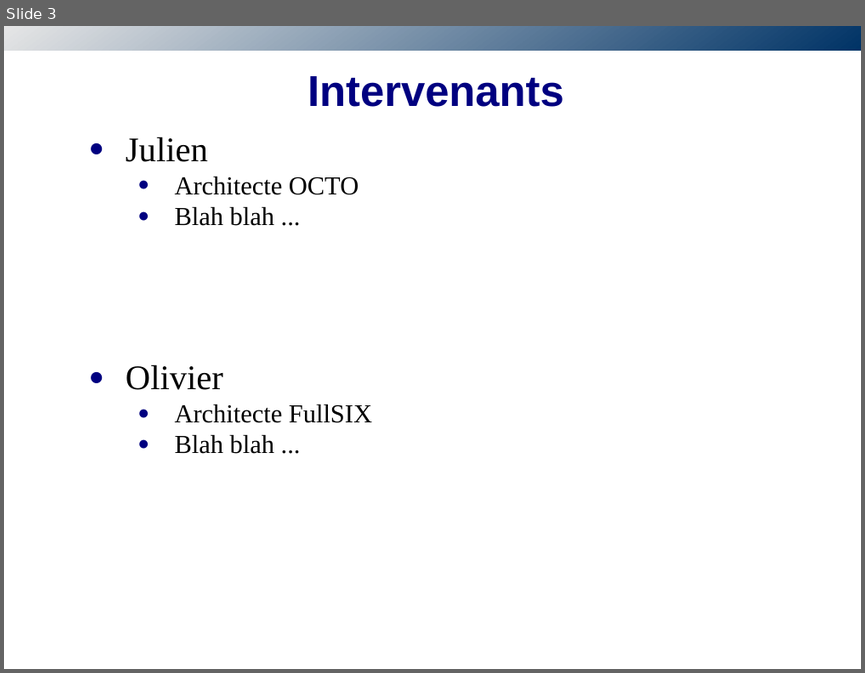
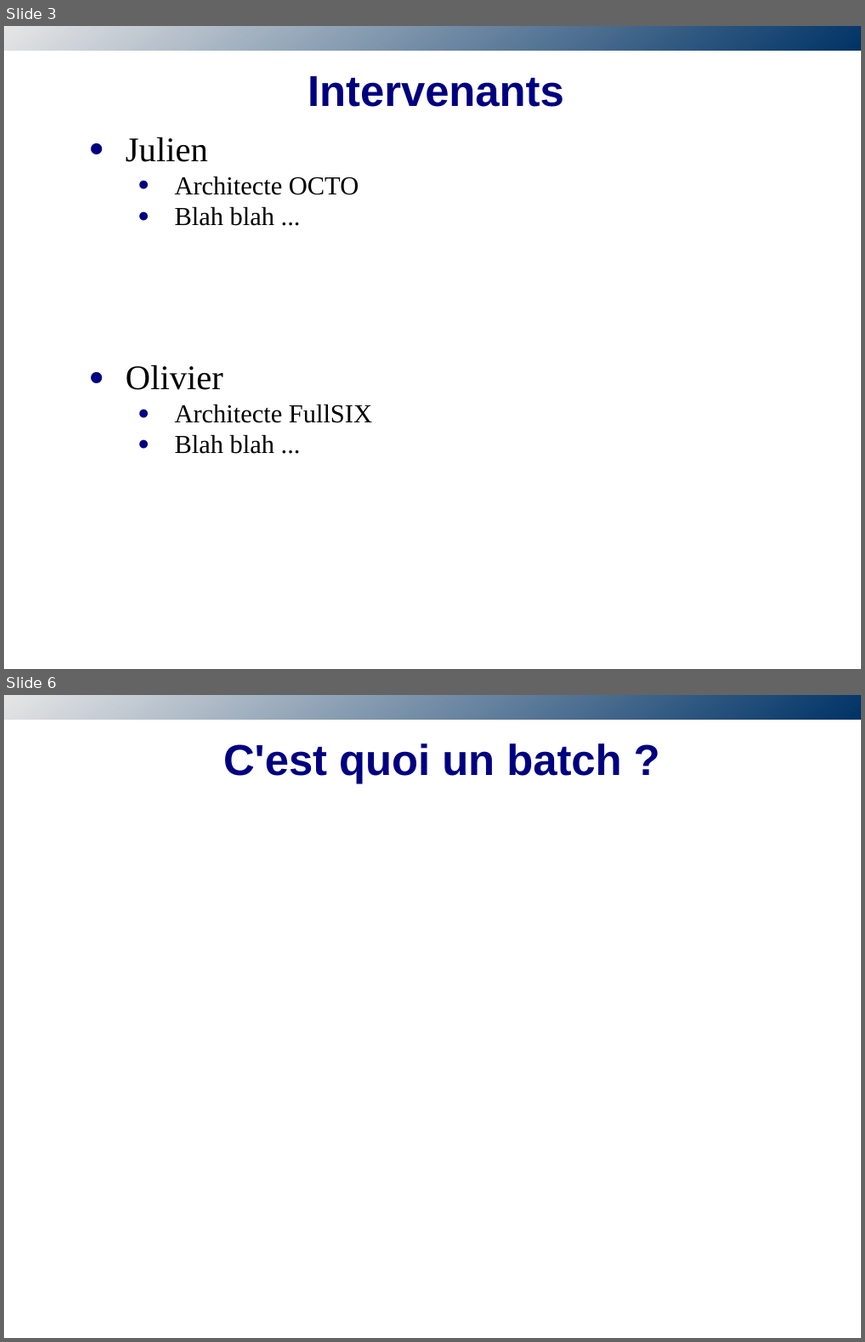
Before and after one commit to obazoud/spring-batch-sug, a slide deck: presentation/SUG-SpringBatch.odp. Shown one above the other, each under a label of ours: slide 3 before the commit, slides 3 and 6 after it; the slides between them are not shown. The pictures are 865x673 and 865x1342 pixels, drawn with LibreOffice and Linux fonts; fonts in the diff are those of the drawing; background and template pictures are left out. Boxes give left, top, right and bottom in pixels: in the first picture for what was removed or moved away, otherwise in the second. Text is boxed around its words. In the diff, an @@ line names an element or a change of style, - is before the commit and + after.

Commit message:
Add empty slides with title only

```diff
--- a/presentation/SUG-SpringBatch.odp
+++ b/presentation/SUG-SpringBatch.odp
@@ slide 6 added at [4, 695, 861, 1338], background #FFFFFF; not listed: 1 template element that a slide beside it also shows @@
@@ title added at [223, 743, 621, 783], 40 pt, text #000080, bold @@
+C'est quoi un batch ?
```
Also in this commit, not shown: 1 slide changed, 17 other slides added, 5 slides removed.
